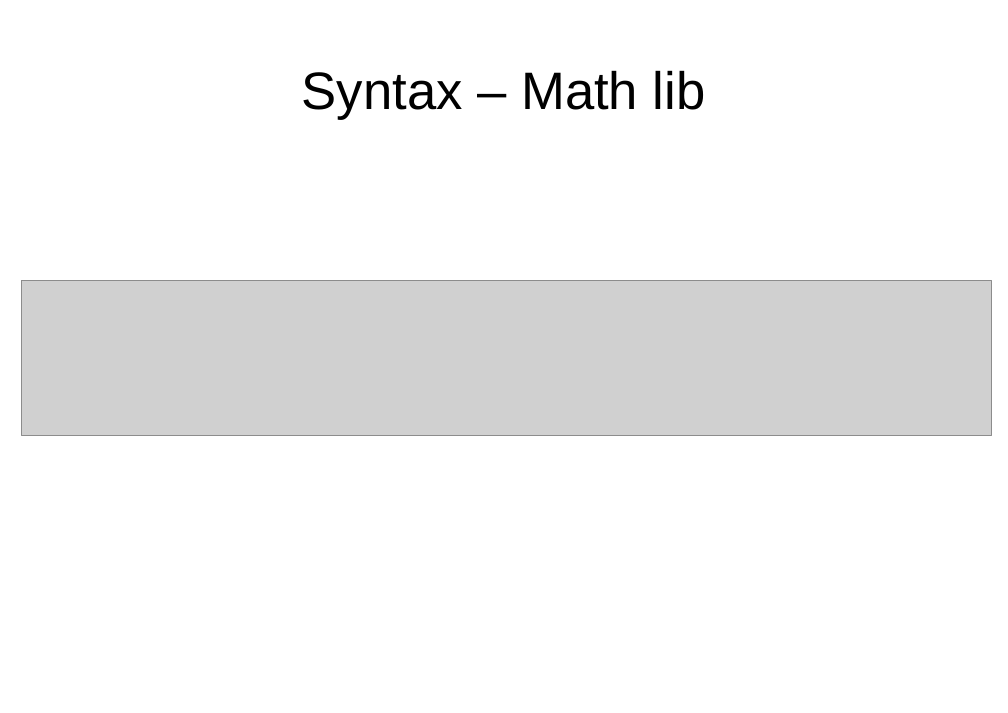
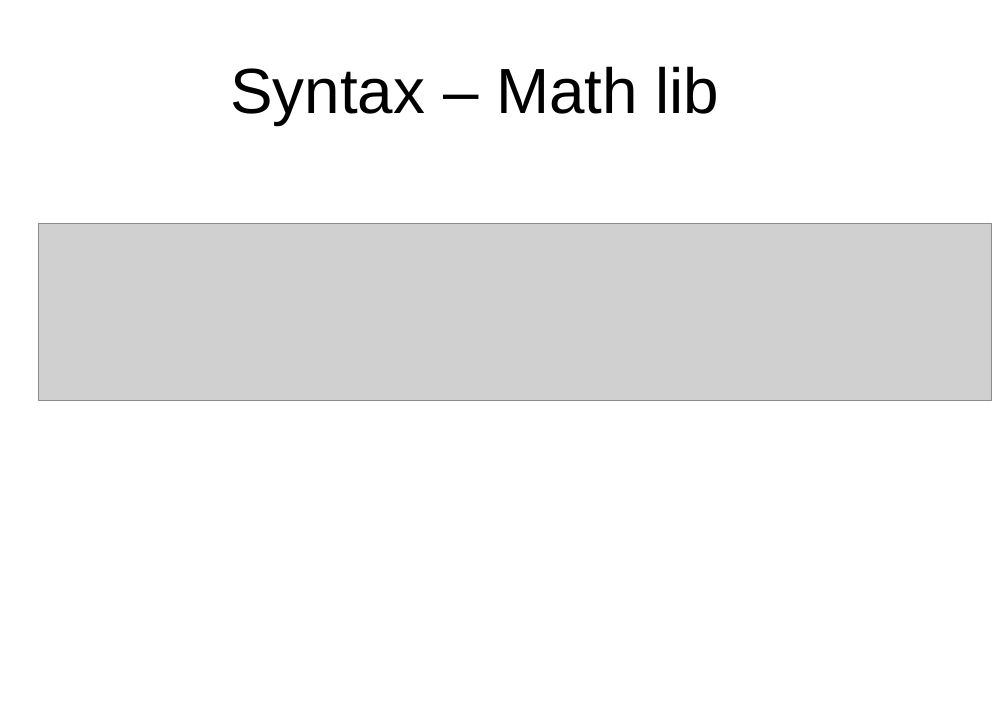
Before and after one commit to peterborkuti/other, a slide deck: slide 28 of JavaScriptBasics/jsbasics-slide.odp. Drawn at 1008x713 pixels with LibreOffice and Linux fonts; fonts in the diff are those of the drawing; grey boxes stand for pictures; background and template pictures are left out. Boxes give left, top, right and bottom in pixels: in the first picture for what was removed or moved away, otherwise in the second. Text is boxed around its words. In the diff, an @@ line names an element or a change of style, - is before the commit and + after.

```diff
--- a/JavaScriptBasics/jsbasics-slide.odp
+++ b/JavaScriptBasics/jsbasics-slide.odp
@@ title "Syntax – Math lib" at [230, 66, 720, 125]: size 44 to 53.3 pt @@
@@ picture: place and size @@
-picture at [22, 280, 992, 435]
+picture at [38, 223, 992, 400]
```
Also in this commit, not shown: 28 other slides changed, 11 slides added, 2 other files.
